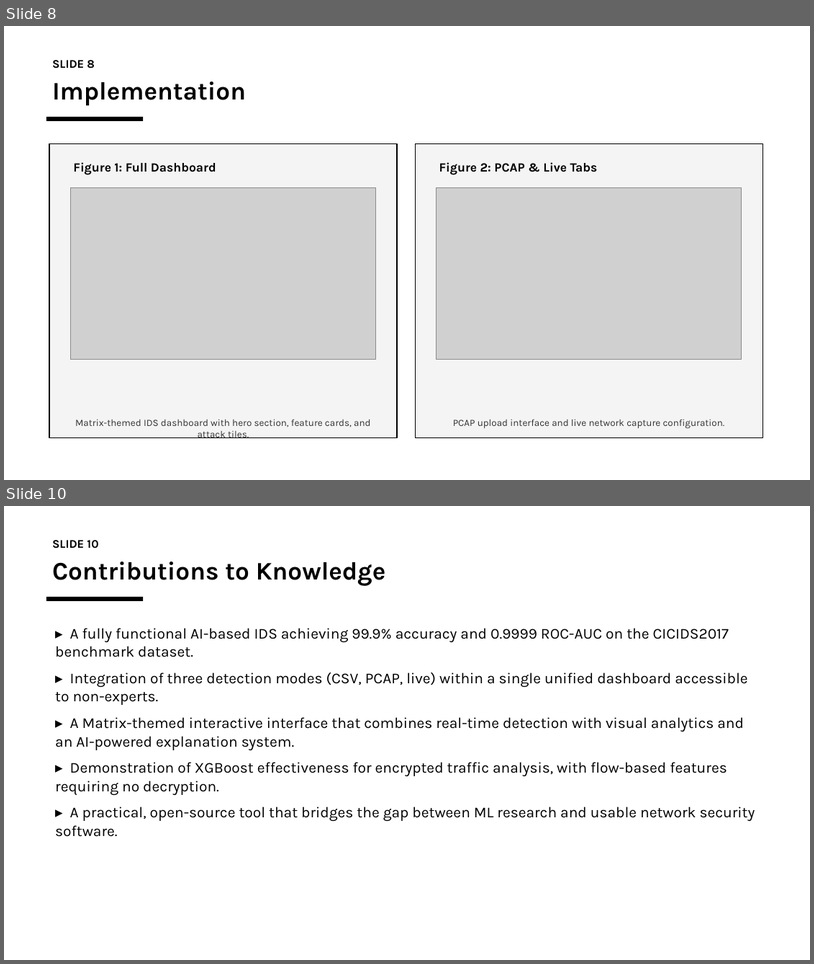
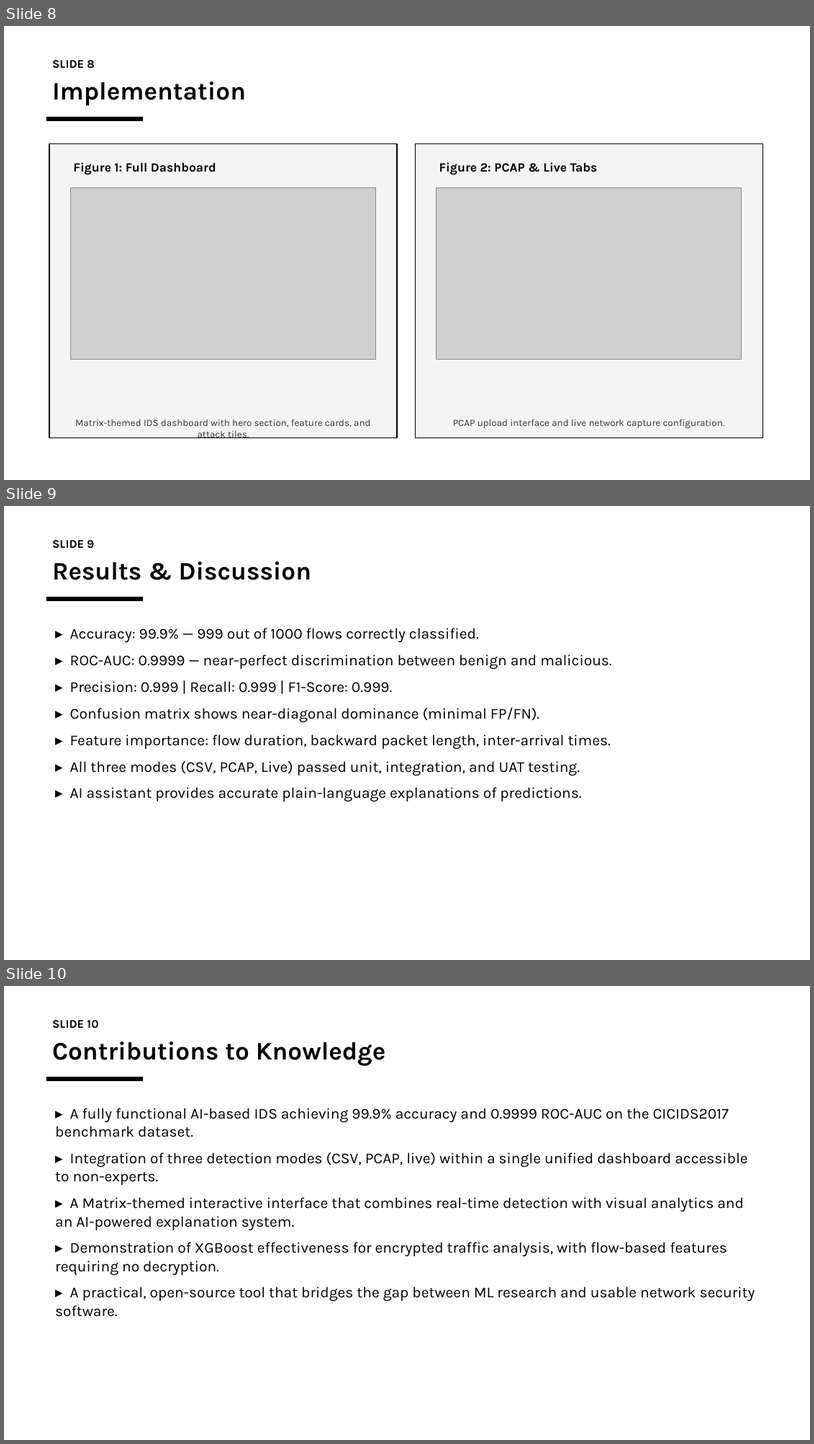
Before and after one commit to charlesfame33-web/IDS, a slide deck: ids_Defence_Slides.pptx. Shown one above the other, each under a label of ours: slides 8 and 10 before the commit, slides 8, 9 and 10 after it; the slides between them are not shown. The pictures are 814x964 and 814x1444 pixels, drawn with LibreOffice and Linux fonts; fonts in the diff are those of the drawing; grey boxes stand for pictures. Boxes give left, top, right and bottom in pixels: in the first picture for what was removed or moved away, otherwise in the second. Text is boxed around its words. In the diff, an @@ line names an element or a change of style, - is before the commit and + after.

Commit message:
fix: supervisor name, add flowchart, feature importance, expand report to ~60 pages

```diff
--- a/ids_Defence_Slides.pptx
+++ b/ids_Defence_Slides.pptx
@@ slide 9 added at box(4, 506, 810, 960), background #FFFFFF @@
@@ text added at box(52, 540, 94, 548), 14 pt, text #000000, bold @@
+SLIDE 9
@@ text added at box(52, 561, 311, 580), 30 pt, text #000000, bold @@
+Results & Discussion
@@ rectangle added at box(46, 597, 143, 601), fill #000000 @@
@@ text added at box(70, 628, 612, 801), 18 pt, text #000000 @@
+▸ Accuracy: 99.9% — 999 out of 1000 flows correctly classified.
+▸ ROC-AUC: 0.9999 — near-perfect discrimination between benign and malicious.
+▸ Precision: 0.999 | Recall: 0.999 | F1-Score: 0.999.
+▸ Confusion matrix shows near-diagonal dominance (minimal FP/FN).
+▸ Feature importance: flow duration, backward packet length, inter-arrival times.
+▸ All three modes (CSV, PCAP, Live) passed unit, integration, and UAT testing.
+▸ AI assistant provides accurate plain-language explanations of predictions.
```
Also in this commit, not shown: 1 slide changed, 1 slide removed, 6 other files.
